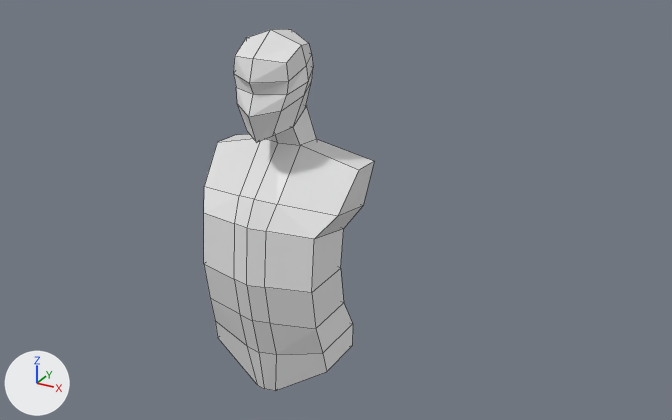
One commit to the Blender file Low Poly Characters Blender Bitesize Course/2+Torso.blend: the scene before it, then after it.
Camera for both pictures: a 50 mm lens placed at (1.1, -1.727, 2.222), pointed at (0.123, 0.05, 1.334). Lighting does not change. The marker at lower left points along +X, +Y and +Z. The picture after the commit comes second. Mesh edges are drawn as thin lines.
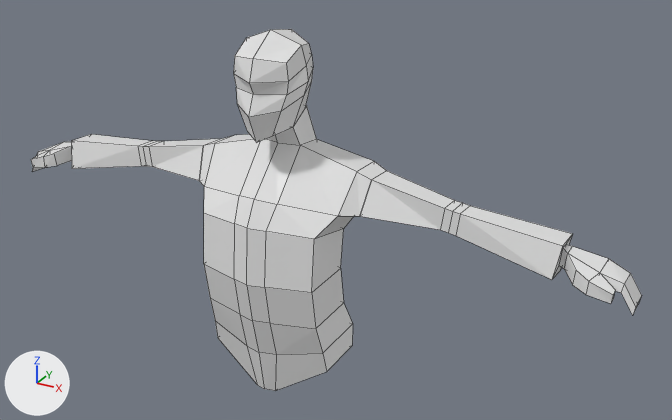
What differs and where, as boxes [x1, y1, x2, y2] in the pictures (672 x 420 px):
'Cube', reshaped (258% wider): before [204, 29, 374, 391]; after [31, 29, 642, 391]
part 1 of me_cube, built on: before [204, 134, 374, 216]; after [31, 134, 642, 315]

The edits, one by one:
me_cube is used by ob_cube; location (0.0, 0.0, 1.246); scale (0.151, 0.151, 0.151).
me_cube had 73 vertices, 58 faces and spanned x 0.0..1.29, y -1.03..0.7, z -2.46..3.43.
me_cube now has 124 vertices, 109 faces, 1 loose edge and spans x 0.0..5.52, y -1.03..0.7, z -2.46..3.43.
Part 1, on me_cube:
1 face is deleted.
1 vertex moves from x 1.29, y 0.17, z 1.39 to x 1.29, y 0.1, z 1.39.
51 vertices are added at x 1.19..5.52, y -0.17..0.63, z 0.1..1.3.
1 loose edge is added.
52 new faces join them.
